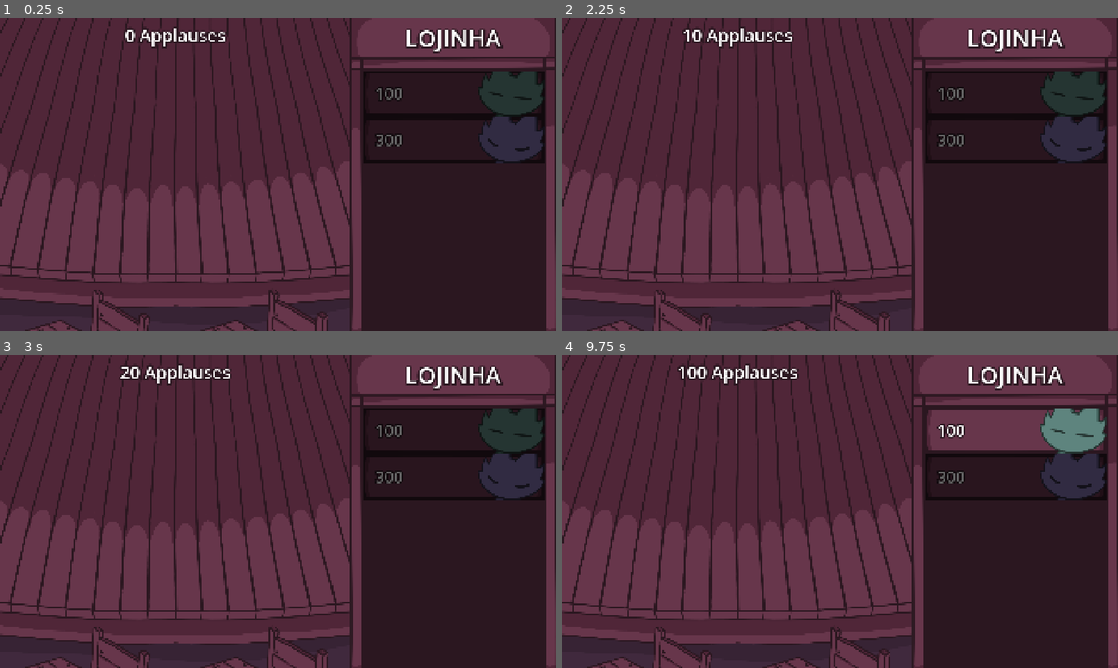
Above: before the commit, frames 1-4 (two rows, left to right).
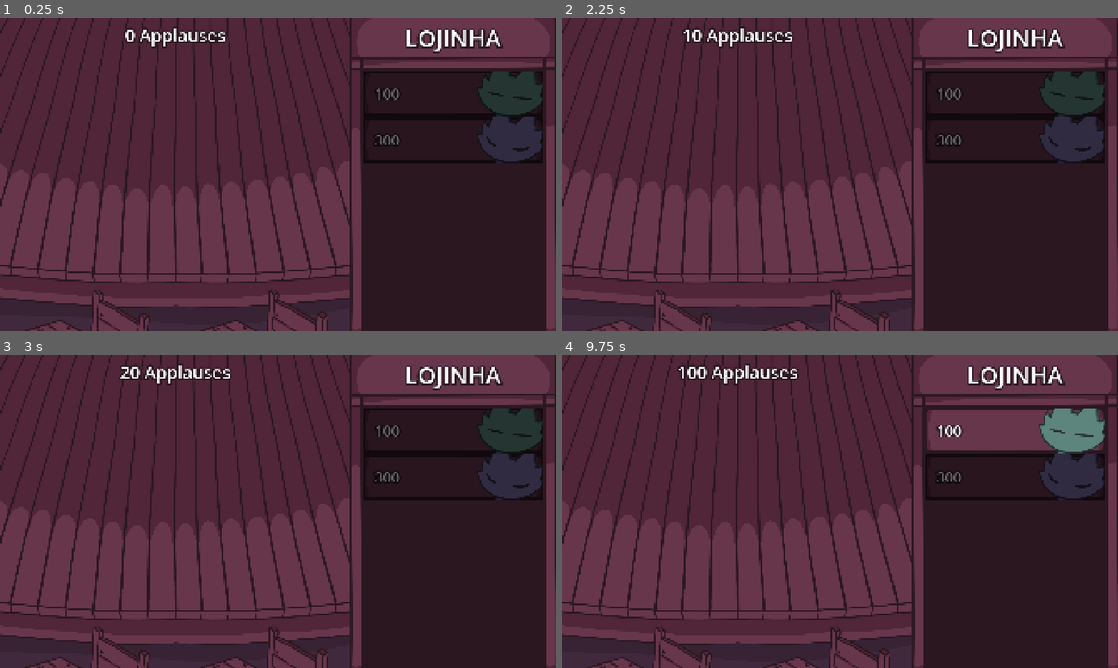
Above: after the commit, the same moments.

Repository: patuuuuuuu/musiclicker
Game: Godot game, scene res://scenes/game.tscn
Same seed, same stepped clock (60 frames per second), same inputs: the game is played once before the commit and once after it. Sound files missing from this copy of the repository are replaced by a short silence.
Inputs (mouse positions are in pixels of both pictures, inside the frame that each line leads up to):
- Up to frame 1 (0.25 s): no input
- Up to frame 2 (2.25 s): click "100" at 0.5 s; click "300" at 1.25 s; click (739, 174) at 2 s
- Up to frame 3 (3 s): click (177, 511) at 2.75 s
- Up to frame 4 (9.75 s): click "100" at 3.5 s; click "300" at 4.25 s; click (739, 511) at 5 s; click "100" at 5.75 s; click "300" at 6.5 s; tap Enter at 7.25, 8.75 s; move the mouse to (734, 483) at 7.27 s; click (734, 483) at 7.42 s; tap Space at 8, 9.5 s; move the mouse to (728, 527) at 8.02 s; click (728, 527) at 8.17 s; move the mouse to (895, 442) at 8.77 s; click (895, 442) at 8.92 s; move the mouse to (812, 574) at 9.52 s; click (812, 574) at 9.67 s

The runs differ from the first frame. In frame 1, 0.4% of the frame differs, in the area x 67-98%, y 17-47%; in frame 2, 0.4%; in frame 3, 0.4%; in frame 4, 0.5%, in the area x 65-98%, y 17-47%.

Commit message:
refinamentos
mudancas na area de posicionamento adicionando feedback
loja mais responsiva

Diff:
--- a/scenes/game.tscn
+++ b/scenes/game.tscn
@@ -22,7 +22,7 @@
 [ext_resource type="Texture2D" uid="uid://b7y2d35h8gs7w" path="res://assets/images/shop/lojinha.png" id="15_ca42v"]
 
 [sub_resource type="RectangleShape2D" id="RectangleShape2D_gee14"]
-size = Vector2(9.70297, 8.24359)
+size = Vector2(9.52475, 6.97436)
 
 [sub_resource type="GDScript" id="GDScript_lbhrr"]
 script/source = "extends AudioStreamPlayer
@@ -70,6 +70,7 @@
 script = ExtResource("3_lnu2h")
 
 [node name="applausescounter" type="Label" parent="stats"]
+z_index = 1
 layout_mode = 2
 theme_override_colors/font_outline_color = Color(0.168627, 0.0901961, 0.12549, 1)
 theme_override_constants/outline_size = 25
@@ -80,9 +81,9 @@
 
 [node name="loja" type="VBoxContainer" parent="."]
 layout_mode = 1
-offset_left = 1253.0
+offset_left = 1251.0
 offset_top = 181.0
-offset_right = 1878.0
+offset_right = 1876.0
 offset_bottom = 1080.0
 
 [node name="pianobuy" type="TextureButton" parent="loja"]
@@ -90,7 +91,7 @@
 texture_normal = ExtResource("4_kvuet")
 script = ExtResource("5_rysoc")
 
-[node name="preco" type="RichTextLabel" parent="loja/pianobuy"]
+[node name="preco" type="Label" parent="loja/pianobuy"]
 layout_mode = 1
 anchors_preset = 15
 anchor_right = 1.0
@@ -98,14 +99,14 @@
 offset_left = 42.0
 grow_horizontal = 2
 grow_vertical = 2
-mouse_filter = 2
 theme_override_colors/font_outline_color = Color(0.168627, 0.0901961, 0.12549, 1)
 theme_override_constants/outline_size = 20
-theme_override_font_sizes/normal_font_size = 55
+theme_override_font_sizes/font_size = 50
 text = "100"
 vertical_alignment = 1
 
 [node name="escurecer" type="ColorRect" parent="loja/pianobuy"]
+modulate = Color(1, 1, 1, 0.588235)
 layout_mode = 1
 anchors_preset = 15
 anchor_right = 1.0
@@ -120,7 +121,7 @@
 texture_normal = ExtResource("5_ir15t")
 script = ExtResource("6_ca42v")
 
-[node name="preco" type="RichTextLabel" parent="loja/bassbuy"]
+[node name="preco" type="Label" parent="loja/bassbuy"]
 layout_mode = 1
 anchors_preset = 15
 anchor_right = 1.0
@@ -131,7 +132,7 @@
 mouse_filter = 1
 theme_override_colors/font_outline_color = Color(0.168627, 0.0901961, 0.12549, 1)
 theme_override_constants/outline_size = 20
-theme_override_font_sizes/normal_font_size = 55
+theme_override_font_sizes/font_size = 50
 text = "300"
 vertical_alignment = 1
 
@@ -147,6 +148,7 @@
 color = Color(0, 0, 0, 1)
 
 [node name="instrumentos" type="Node2D" parent="."]
+y_sort_enabled = true
 
 [node name="piano" type="Sprite2D" parent="instrumentos"]
 visible = false
@@ -168,7 +170,7 @@
 collision_layer = 2
 
 [node name="CollisionShape2D" type="CollisionShape2D" parent="instrumentos/AreaPosicionamento"]
-position = Vector2(602, 442.5)
+position = Vector2(602, 424)
 scale = Vector2(101, 78)
 shape = SubResource("RectangleShape2D_gee14")
 
@@ -227,5 +229,7 @@
 [connection signal="app_update" from="." to="loja/bassbuy" method="_on_game_app_update"]
 [connection signal="button_down" from="CenterContainer/Click" to="." method="_on_click_button_down"]
 [connection signal="pressed" from="loja/pianobuy" to="." method="_on_pianobuy_pressed"]
+[connection signal="pressed" from="loja/pianobuy" to="loja/pianobuy" method="_on_pressed"]
 [connection signal="pressed" from="loja/bassbuy" to="." method="_on_bassbuy_pressed"]
+[connection signal="pressed" from="loja/bassbuy" to="loja/bassbuy" method="_on_pressed"]
 [connection signal="mouse_entered" from="instrumentos/AreaPosicionamento" to="." method="_on_area_2d_mouse_entered"]
--- a/scripts/bassbuy.gd
+++ b/scripts/bassbuy.gd
@@ -1,4 +1,8 @@
 extends TextureButton
+
+@onready var preco_atual: Label = $preco
+
+var compravel = false
 
 func _ready() -> void:
 	$escurecer.modulate.a = 0.6
@@ -6,3 +10,8 @@
 func _on_game_app_update(counter) -> void:
 	if counter >= 300:
 		$escurecer.modulate.a = 0.0
+		compravel = true
+
+func _on_pressed() -> void:
+	if compravel:
+		preco_atual.text = " -"
--- a/scripts/pianobuy.gd
+++ b/scripts/pianobuy.gd
@@ -1,4 +1,8 @@
 extends TextureButton
+
+@onready var preco_atual: Label = $preco
+
+var compravel = false
 
 func _ready() -> void:
 	$escurecer.modulate.a = 0.6
@@ -6,3 +10,8 @@
 func _on_game_app_update(counter) -> void:
 	if counter >= 100:
 		$escurecer.modulate.a = 0.0
+		compravel = true
+
+func _on_pressed() -> void:
+	if compravel:
+		preco_atual.text = " -"
